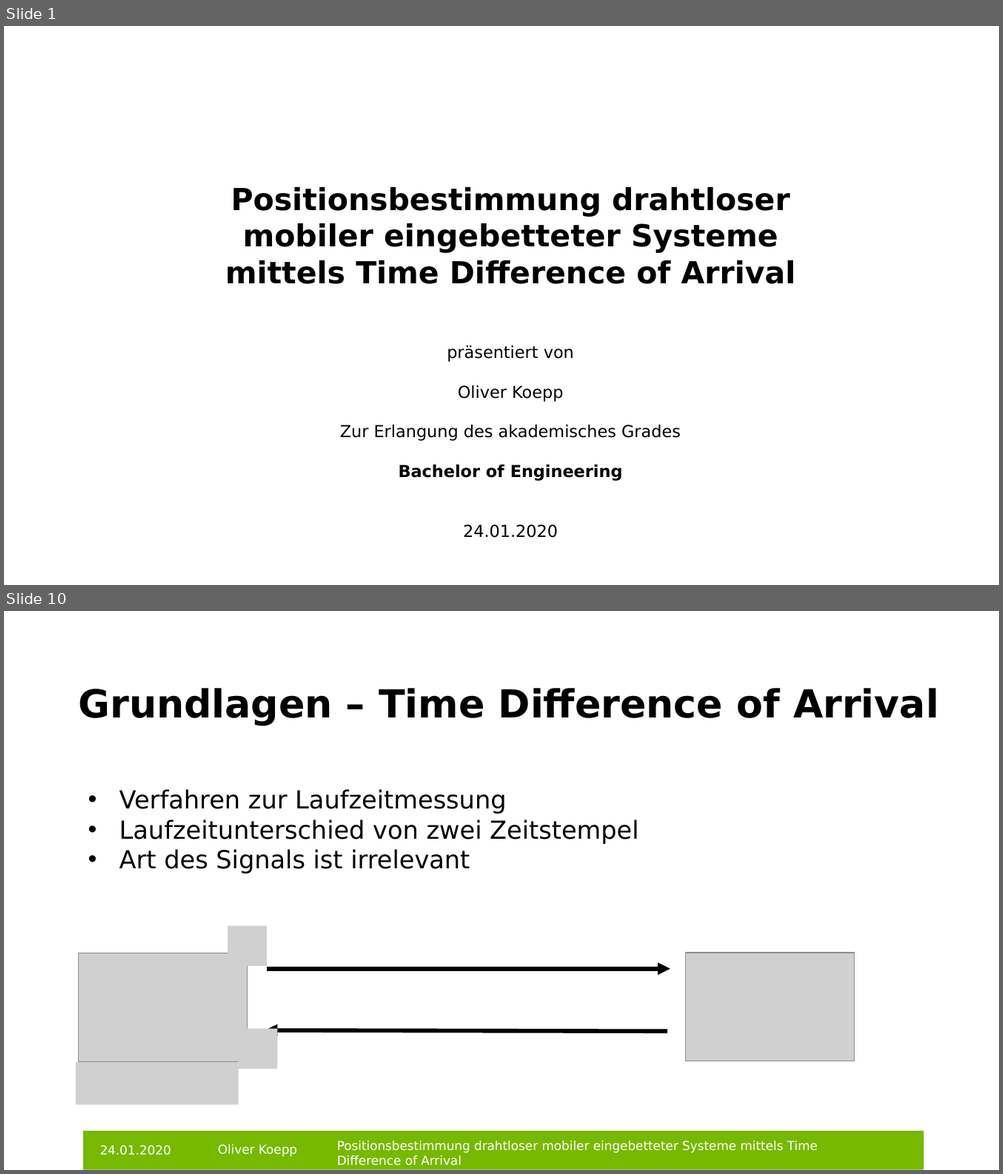
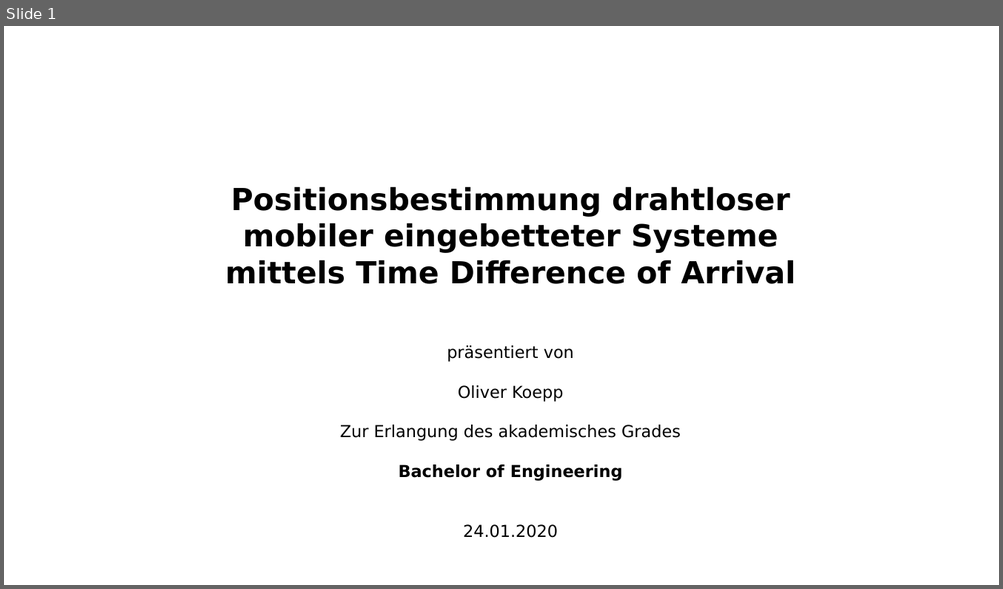
Before and after one commit to git-oliver/Bachelor-thesis, a slide deck: bachelorarbeit_vortrag.pptx. Shown one above the other, each under a label of ours: slides 1 and 10 before the commit, slide 1 after it; the slides between them are not shown. The pictures are 1003x1174 and 1003x589 pixels, drawn with LibreOffice and Linux fonts; fonts in the diff are those of the drawing; grey boxes stand for pictures; background and template pictures are left out. Boxes give left, top, right and bottom in pixels: in the first picture for what was removed or moved away, otherwise in the second. Text is boxed around its words. In the diff, an @@ line names an element or a change of style, - is before the commit and + after.

```diff
--- a/bachelorarbeit_vortrag.pptx
+++ b/bachelorarbeit_vortrag.pptx
@@ slide 10 removed at (4,611,999,1170), background #FFFFFF @@
@@ title removed at (78,688,939,726) @@
-Grundlagen – Time Difference of Arrival
@@ text removed at (119,789,638,874) @@
-• Verfahren zur Laufzeitmessung
-• Laufzeitunterschied von zwei Zeitstempel
-• Art des Signals ist irrelevant
@@ picture removed at (227,926,267,966) @@
@@ picture removed at (79,953,247,1062) @@
@@ picture removed at (686,953,854,1062) @@
@@ arrow removed from (267, 969) to (670, 969) @@
@@ picture removed at (239,1028,278,1068) @@
@@ arrow removed from (667, 1032) to (264, 1031) @@
@@ picture removed at (76,1062,239,1105) @@
@@ rectangle removed at (84,1131,924,1170) @@
@@ text removed at (337,1141,817,1166) @@
-Positionsbestimmung drahtloser mobiler eingebetteter Systeme mittels Time Difference of Arrival
@@ text removed at (100,1145,171,1156) @@
-24.01.2020
@@ text removed at (218,1145,297,1157) @@
-Oliver Koepp
```
Also in this commit, not shown: 15 slides changed, 1 other file.
